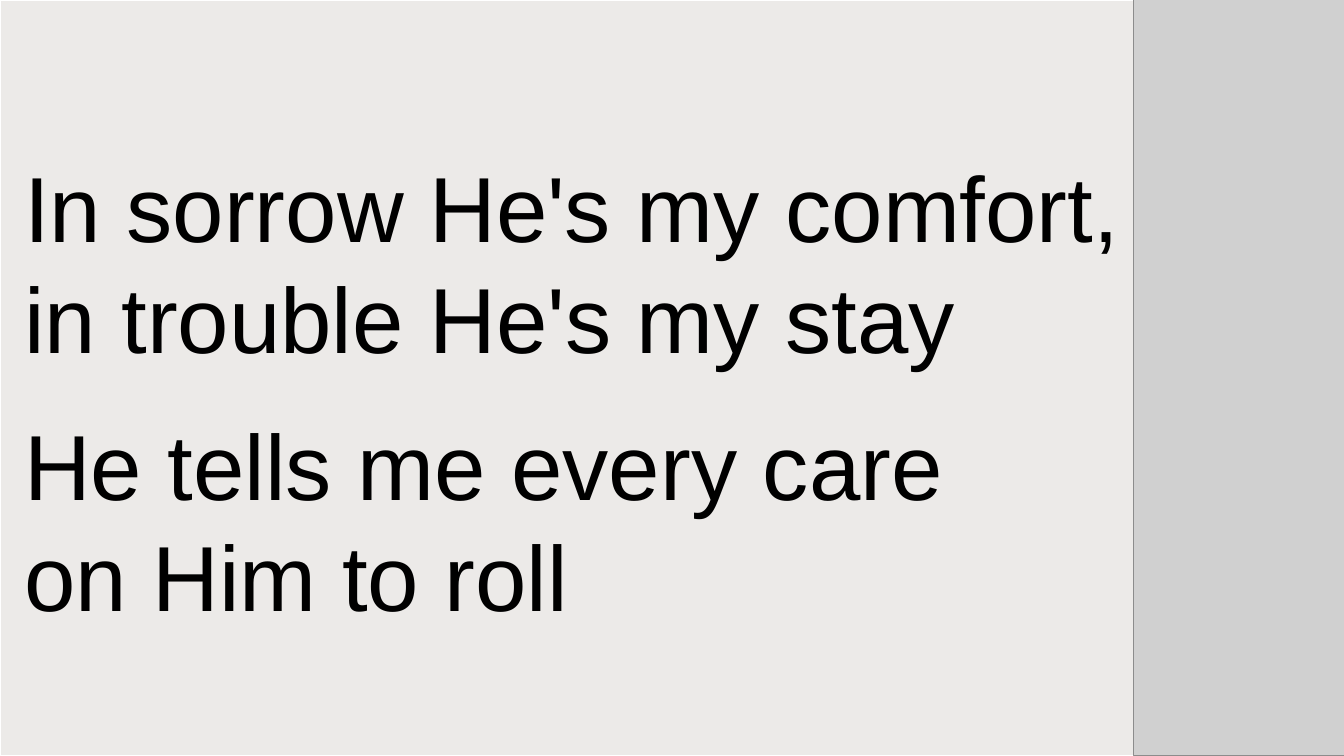
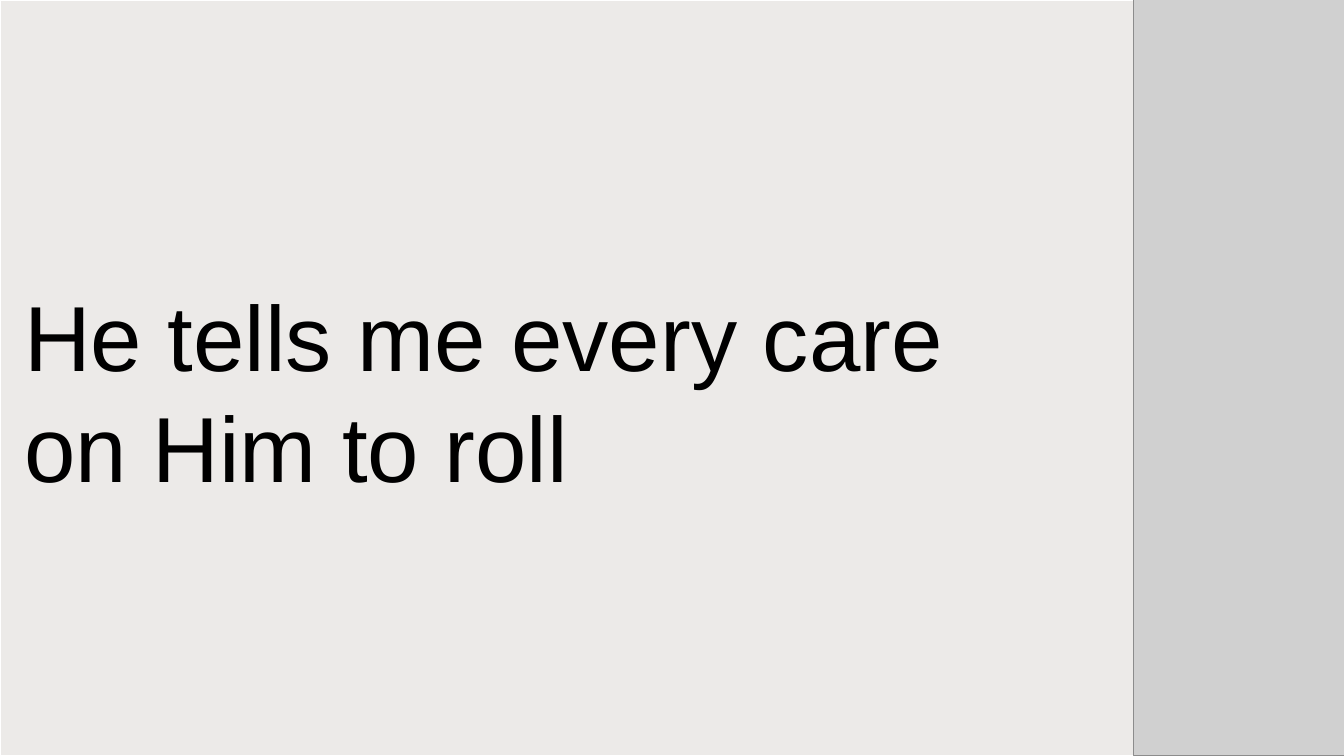
Before and after one commit to gwfrench164-collab/worship_slides, a slide deck: slide 143 of dev_out/decks/songs_test.pptx (slide 141 before the commit). Drawn at 1344x756 pixels with LibreOffice and Linux fonts; fonts in the diff are those of the drawing; grey boxes stand for pictures. Boxes give left, top, right and bottom in pixels: in the first picture for what was removed or moved away, otherwise in the second. Text is boxed around its words. In the diff, an @@ line names an element or a change of style, - is before the commit and + after.

```diff
--- a/dev_out/decks/songs_test.pptx
+++ b/dev_out/decks/songs_test.pptx
@@ text at (24,175,1118,369): paragraphs removed @@
-In sorrow He's my comfort,
-in trouble He's my stay
@@ text at (24,304,943,388): less space between paragraphs @@
```
Also in this commit, not shown: 28 other slides changed, 8 slides added, 4 slides removed, 18 other files.
